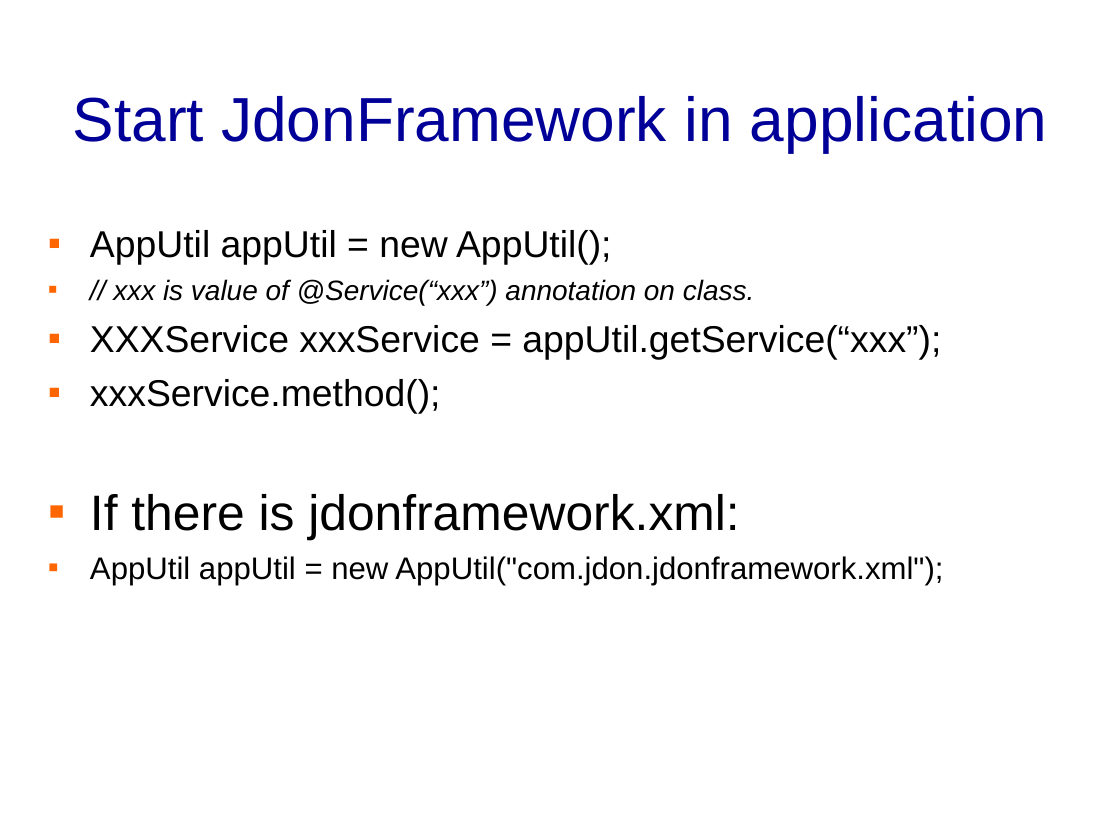
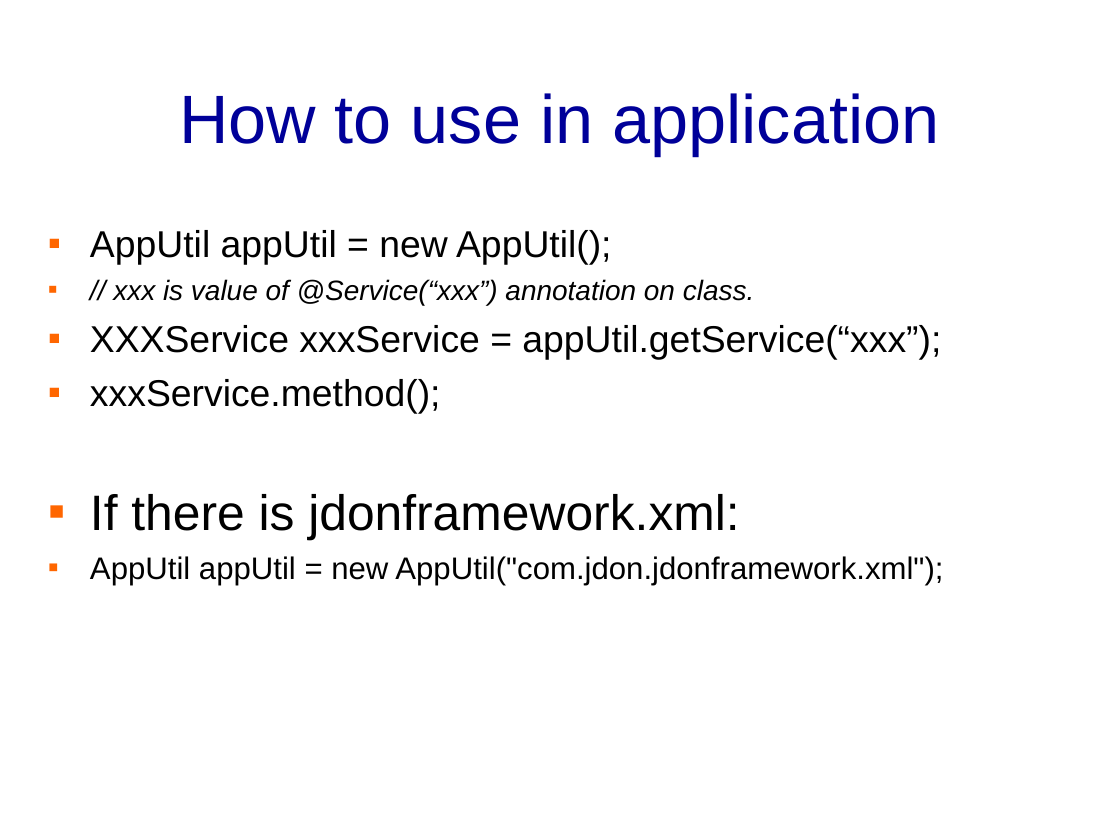
Before and after one commit to banq/jdonframework, a slide deck: slide 67 of doc/english/JdonFramework.ppt (slide 66 before the commit). Drawn at 1120x840 pixels with LibreOffice and Linux fonts; fonts in the diff are those of the drawing; background and template pictures are left out. Boxes give left, top, right and bottom in pixels: in the first picture for what was removed or moved away, otherwise in the second. Text is boxed around its words. In the diff, an @@ line names an element or a change of style, - is before the commit and + after.

```diff
--- a/doc/english/JdonFramework.ppt
+++ b/doc/english/JdonFramework.ppt
@@ title at (179,93,939,156): text changed; size 40 to 44 pt @@
-Start JdonFramework in application
+How to use in application
```
Also in this commit, not shown: 3 other slides changed, 1 slide added, 16 other files.
